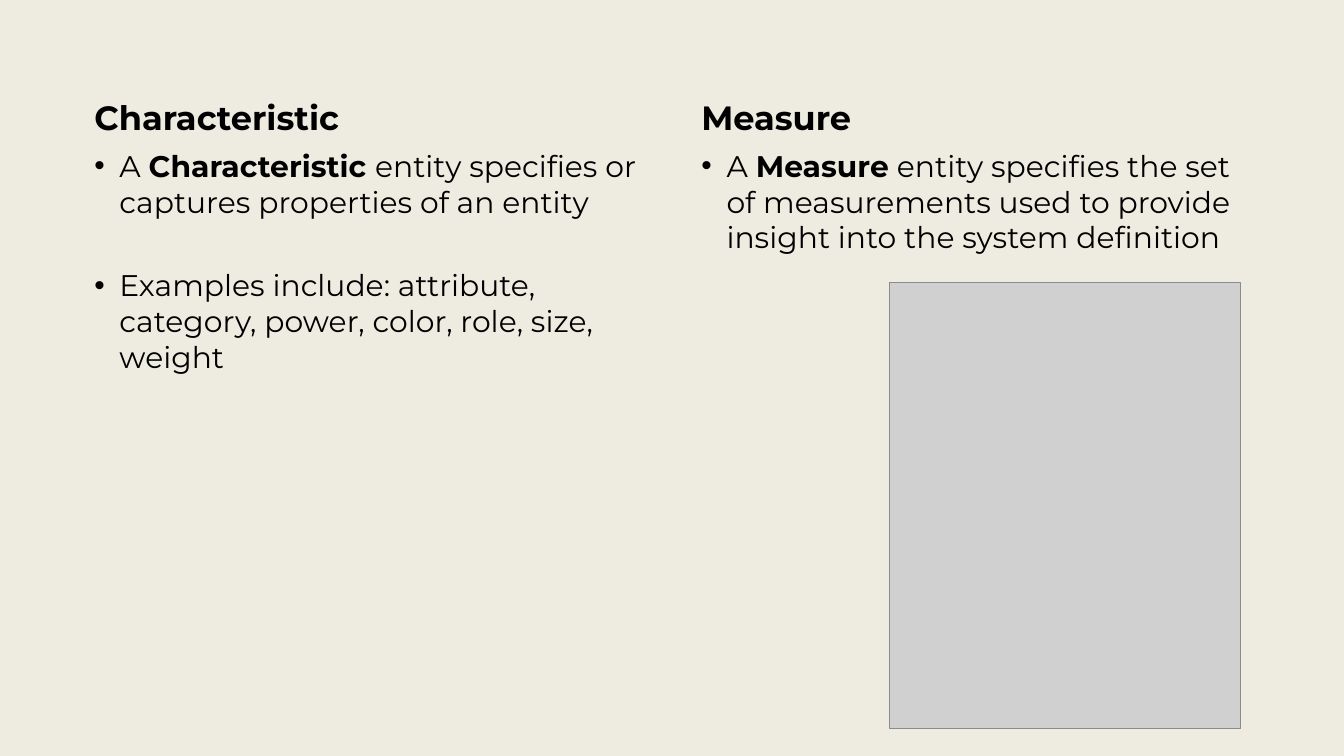
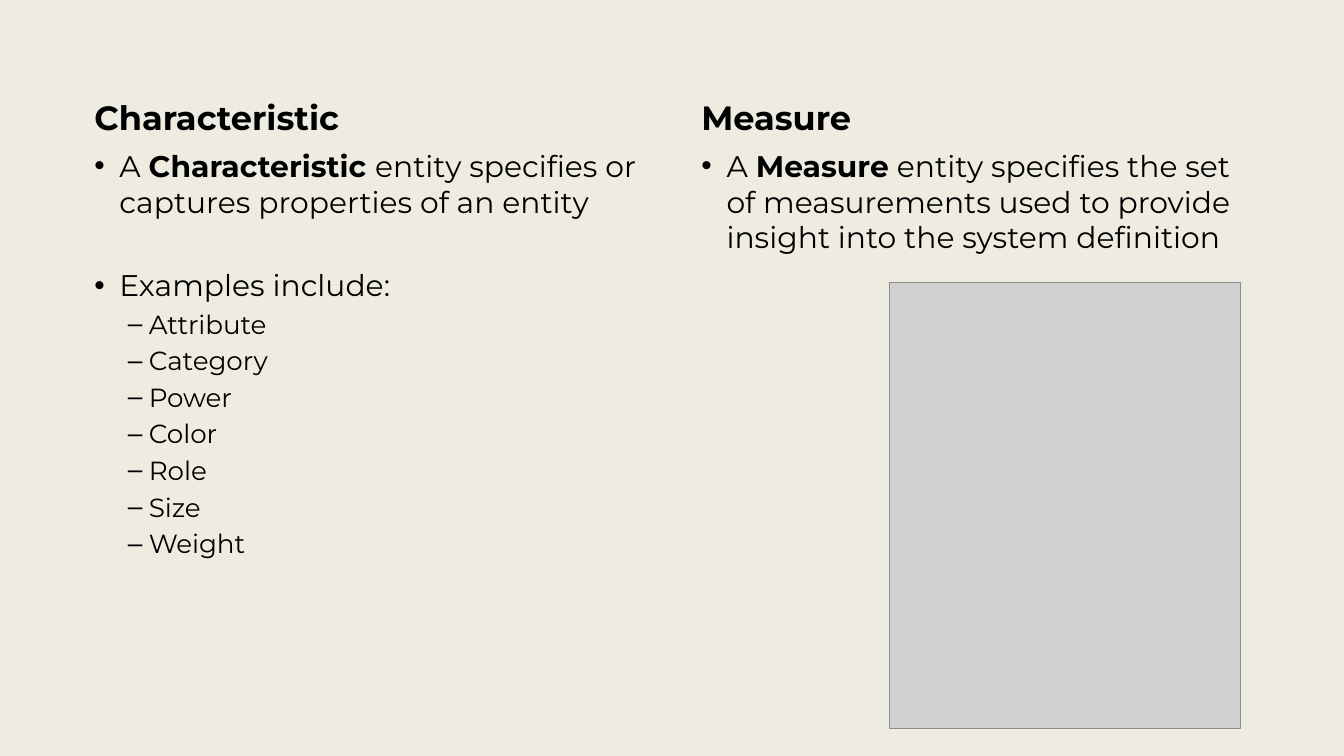
Before and after one commit to srudder16/Lifecycle_Modeling, a slide deck: slide 15 of 2025_WSRC/2026 WSRC Tutorial - 1.pptx. Drawn at 1344x756 pixels with LibreOffice and Linux fonts; fonts in the diff are those of the drawing; grey boxes stand for pictures. Boxes give left, top, right and bottom in pixels: in the first picture for what was removed or moved away, otherwise in the second. Text is boxed around its words. In the diff, an @@ line names an element or a change of style, - is before the commit and + after.

```diff
--- a/2025_WSRC/2026 WSRC Tutorial - 1.pptx
+++ b/2025_WSRC/2026 WSRC Tutorial - 1.pptx
@@ text at [119, 274, 390, 559]: text changed; size 21.3 to 18.7 pt @@
-• Examples include: attribute, category, power, color, role, size, weight
+• Examples include:
+  – Attribute
+  – Category
+  – Power
+  – Color
+  – Role
+  – Size
+  – Weight
```
Also in this commit, not shown: 17 other slides changed, 1 slide added, 1 slide removed.
